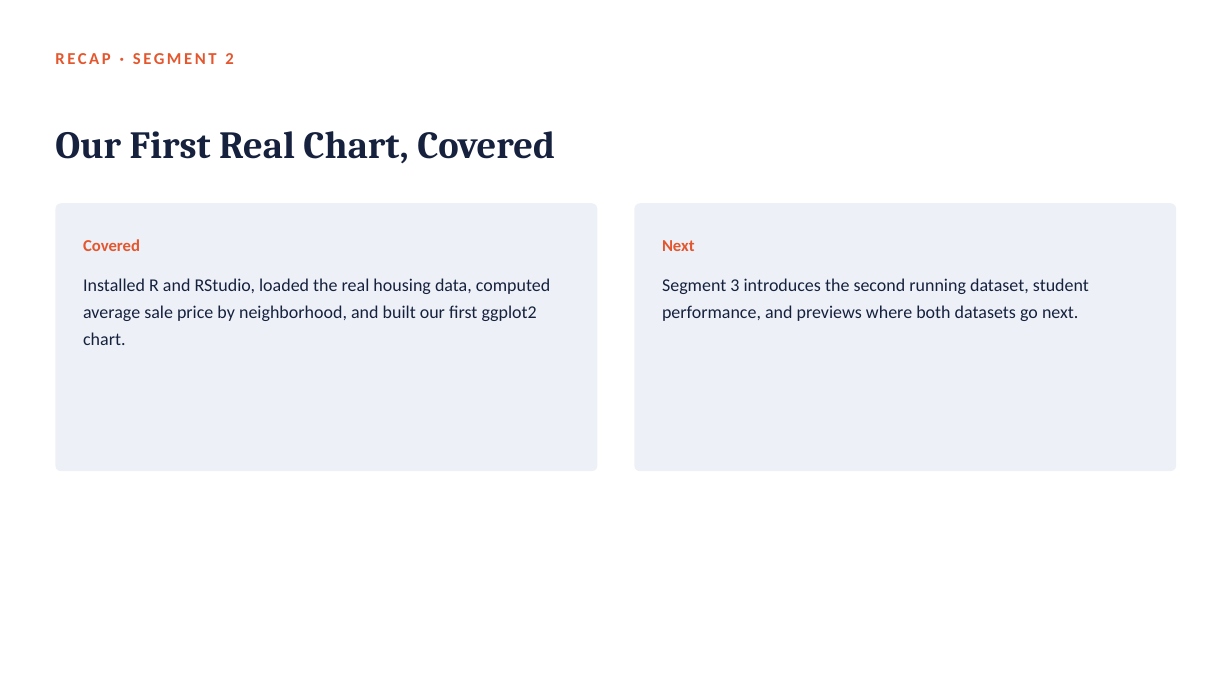
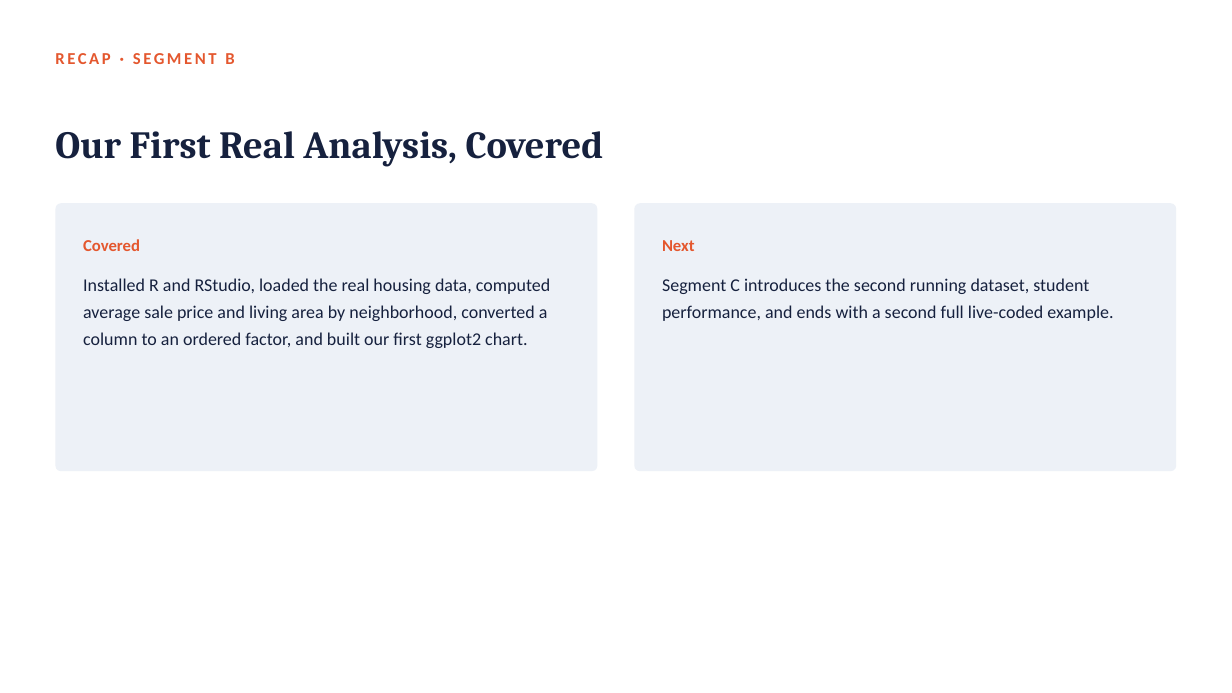
Before and after one commit to fmurital/Teaching-Curriculum, a slide deck: slide 52 of DATA-3230-Data-Visualization/01_Getting_Started_with_R_and_RStudio/Lecture_Slides/Module01_Getting_Started_with_R_and_RStudio.pptx (slide 20 before the commit). Drawn at 1232x693 pixels with LibreOffice and Linux fonts; fonts in the diff are those of the drawing. Boxes give left, top, right and bottom in pixels: in the first picture for what was removed or moved away, otherwise in the second. Text is boxed around its words. In the diff, an @@ line names an element or a change of style, - is before the commit and + after.

Commit message:
Expand Module 1 lecture deck to 74 slides with real code output
Grows the Module 1 deck from 29 to 74 slides so it covers a full
module's worth of material. Every live-coding moment now pairs the
real R code with the actual console output a student will see,
captured by running module1_first_look.R (extended in this commit
to reproduce every number and chart on the slides) against the real
ames_housing.csv and student_performance_math.csv files. Adds a
second full worked example using the student performance data
(studytime vs. final grade), more concept and history slides, and
several new interactive/reflection moments, while keeping the
existing three-segment, two-break structure.

```diff
--- a/DATA-3230-Data-Visualization/01_Getting_Started_with_R_and_RStudio/Lecture_Slides/Module01_Getting_Started_with_R_and_RStudio.pptx
+++ b/DATA-3230-Data-Visualization/01_Getting_Started_with_R_and_RStudio/Lecture_Slides/Module01_Getting_Started_with_R_and_RStudio.pptx
@@ text at box(55, 53, 234, 64): text changed @@
-RECAP · SEGMENT 2
+RECAP · SEGMENT B
@@ text at box(55, 131, 604, 167): text changed @@
-Our First Real Chart, Covered
+Our First Real Analysis, Covered
@@ text at box(83, 278, 550, 348): text changed @@
-Installed R and RStudio, loaded the real housing data, computed average sale price by neighborhood, and built our first ggplot2 chart.
+Installed R and RStudio, loaded the real housing data, computed average sale price and living area by neighborhood, converted a column to an ordered factor, and built our first ggplot2 chart.
@@ text at box(662, 278, 1113, 321): text changed @@
-Segment 3 introduces the second running dataset, student performance, and previews where both datasets go next.
+Segment C introduces the second running dataset, student performance, and ends with a second full live-coded example.
```
Also in this commit, not shown: 17 other slides changed, 47 slides added, 2 slides removed, 1 other file.
